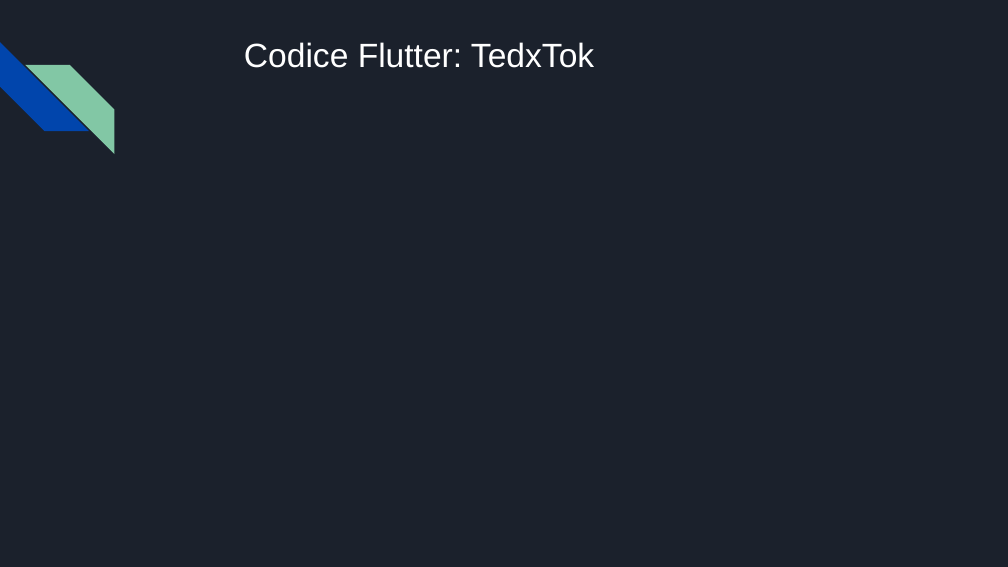
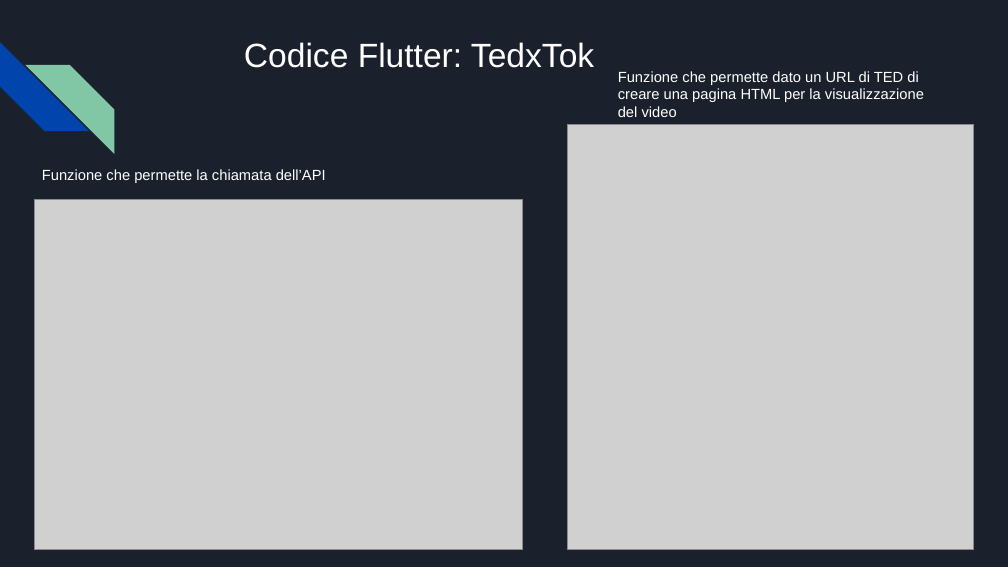
Before and after one commit to Gabriele-Mazzoleni/Progetti_Tec_Cloud_Mobile_2024, a slide deck: slide 9 of Parte 4/Presentazione TedxTok(parte 4).pptx. Drawn at 1008x567 pixels with LibreOffice and Linux fonts; fonts in the diff are those of the drawing; grey boxes stand for pictures. Boxes give left, top, right and bottom in pixels: in the first picture for what was removed or moved away, otherwise in the second. Text is boxed around its words. In the diff, an @@ line names an element or a change of style, - is before the commit and + after.

```diff
--- a/Parte 4/Presentazione TedxTok(parte 4).pptx
+++ b/Parte 4/Presentazione TedxTok(parte 4).pptx
@@ text added at [618,71,924,117], 14 pt, text #FFFFFF @@
+Funzione che permette dato un URL di TED di creare una pagina HTML per la visualizzazione del video
@@ picture added at [568,124,974,550] @@
@@ text added at [42,169,326,183], 14 pt, text #FFFFFF @@
+Funzione che permette la chiamata dell’API
@@ picture added at [35,199,523,550] @@
```
Also in this commit, not shown: 3 other slides changed.
